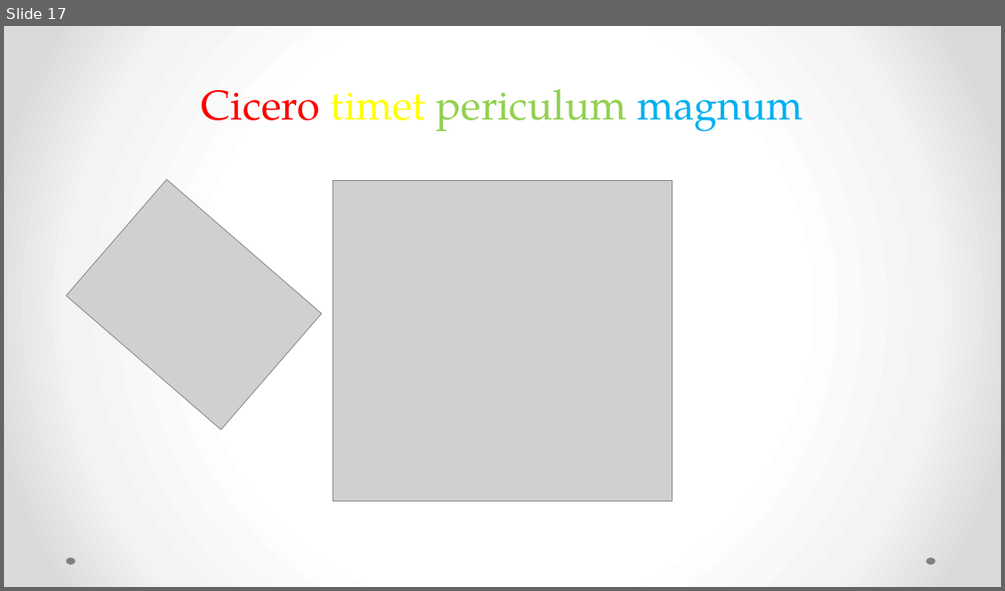
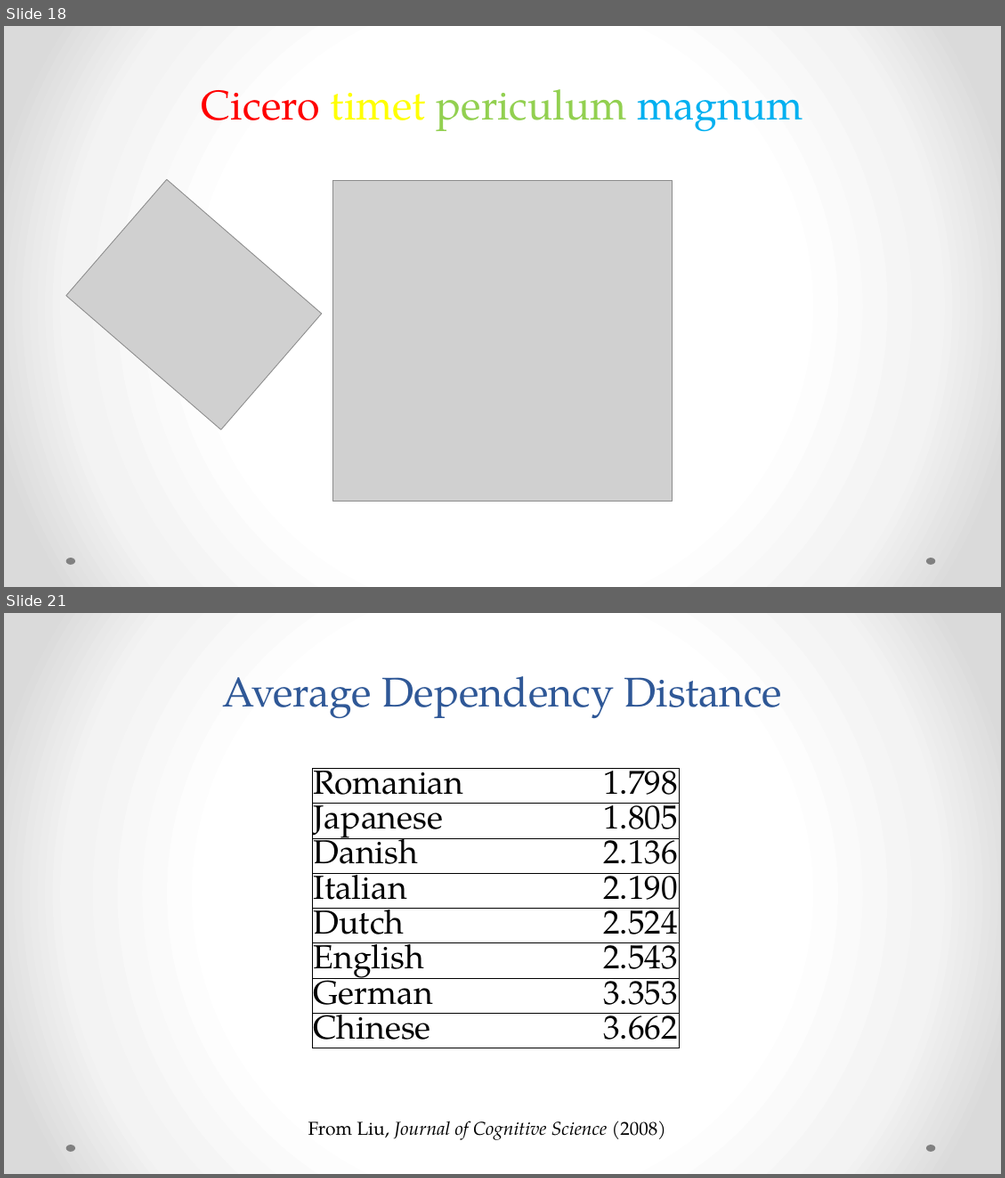
Before and after one commit to rgorman/syntacto_stylistics, a slide deck: Presentations/CAMWS_2016/Gorman_camws_2016.pptx. Shown one above the other, each under a label of ours: slide 17 before the commit, slides 18 and 21 after it; the slides between them are not shown. The pictures are 1005x591 and 1005x1178 pixels, drawn with LibreOffice and Linux fonts; fonts in the diff are those of the drawing; grey boxes stand for pictures. Boxes give left, top, right and bottom in pixels: in the first picture for what was removed or moved away, otherwise in the second. Text is boxed around its words. In the diff, an @@ line names an element or a change of style, - is before the commit and + after.

```diff
--- a/Presentations/CAMWS_2016/Gorman_camws_2016.pptx
+++ b/Presentations/CAMWS_2016/Gorman_camws_2016.pptx
@@ slide 21 added at [4,613,1001,1174], background gradient #FFFFFF to #F4F4F4 to #DADADA; not listed: 2 template elements that a slide beside it also shows @@
@@ title added at [223,676,782,718], 40 pt, text #2F5897 @@
+Average Dependency Distance
@@ table added at [313,769,680,1094], 8 rows, 2 columns @@
+Romanian | 1.798
+Japanese | 1.805
+Danish | 2.136
+Italian | 2.190
+Dutch | 2.524
+English | 2.543
+German | 3.353
+Chinese | 3.662
@@ text added at [308,1120,666,1140], 18 pt, text #000000, italic @@
+From Liu, Journal of Cognitive Science (2008)
@@ what was slide 17 is now slide 18 @@
```
Also in this commit, not shown: 1 slide changed, 7 other slides added, 7 slides removed, 3 other files.
